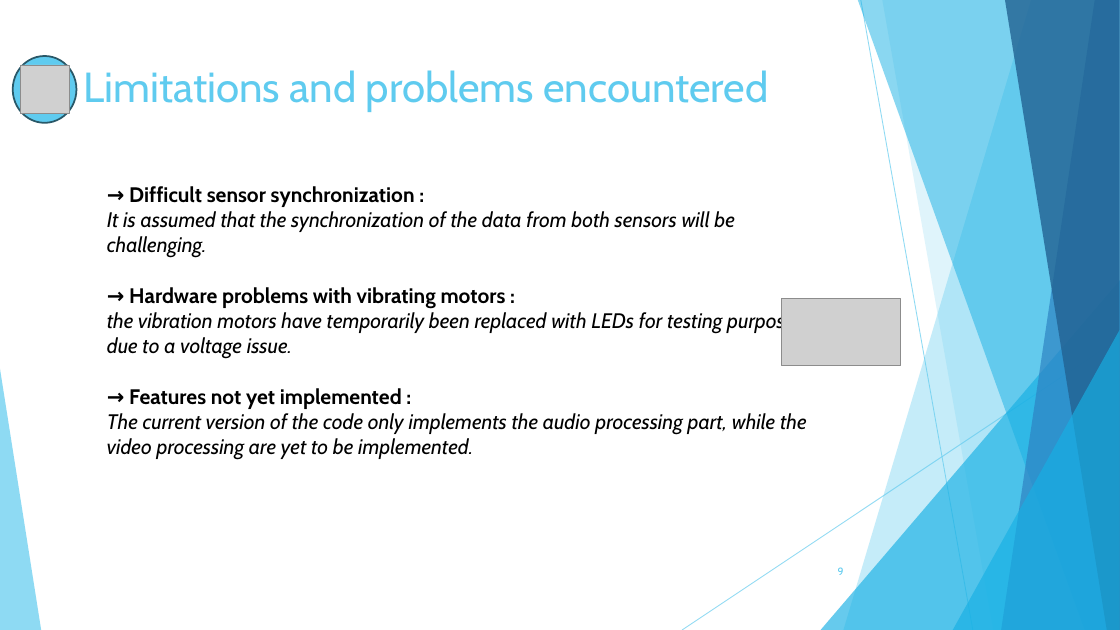
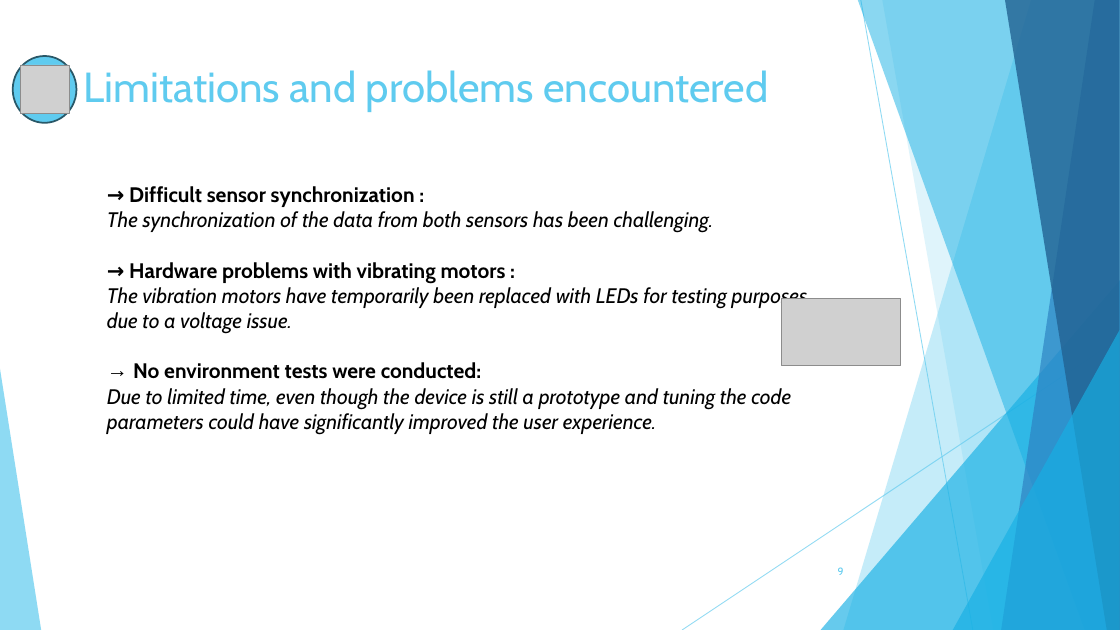
Before and after one commit to fstormacq/Master1-IIA-project, a slide deck: slide 9 of doc/Advanced Human Machine.pptx. Drawn at 1120x630 pixels with LibreOffice and Linux fonts; fonts in the diff are those of the drawing; grey boxes stand for pictures. Boxes give left, top, right and bottom in pixels: in the first picture for what was removed or moved away, otherwise in the second. Text is boxed around its words. In the diff, an @@ line names an element or a change of style, - is before the commit and + after.

Commit message:
docs: update Advanced Human Machine presentation

```diff
--- a/doc/Advanced Human Machine.pptx
+++ b/doc/Advanced Human Machine.pptx
@@ text at [107,211,714,233]: text changed @@
-It is assumed that the synchronization of the data from both sensors will be challenging.
+The synchronization of the data from both sensors has been challenging.
@@ text at [107,287,807,435]: text changed @@
-the vibration motors have temporarily been replaced with LEDs for testing purposes due to a voltage issue.
-→ Features not yet implemented :
-The current version of the code only implements the audio processing part, while the video processing are yet to be implemented.
+The vibration motors have temporarily been replaced with LEDs for testing purposes due to a voltage issue.
+→ No environment tests were conducted:
+Due to limited time, even though the device is still a prototype and tuning the code parameters could have significantly improved the user experience.
```
